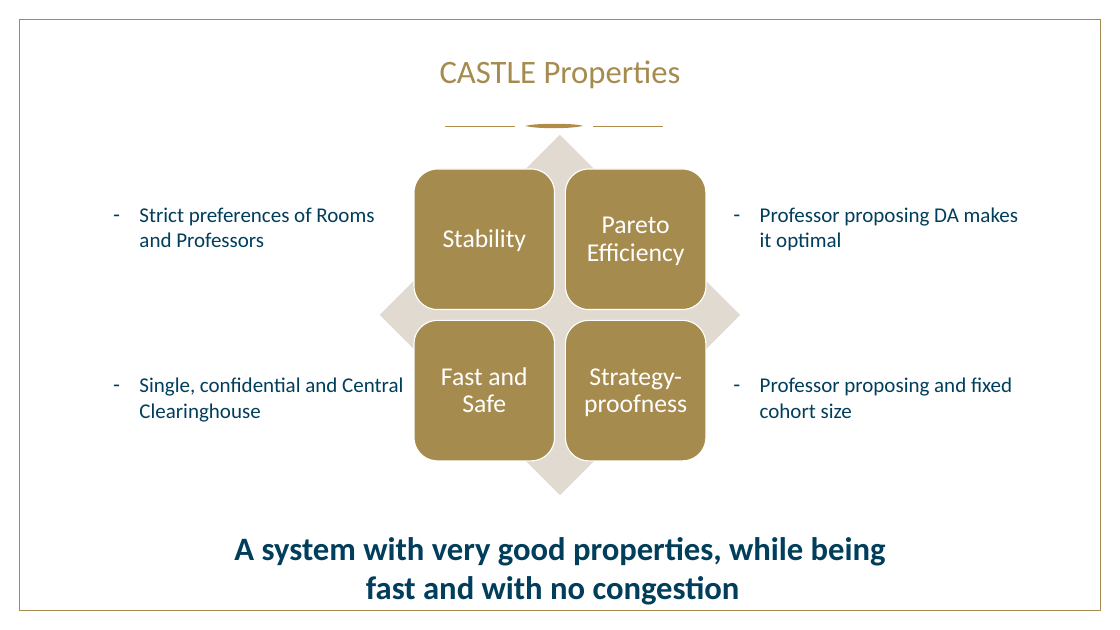
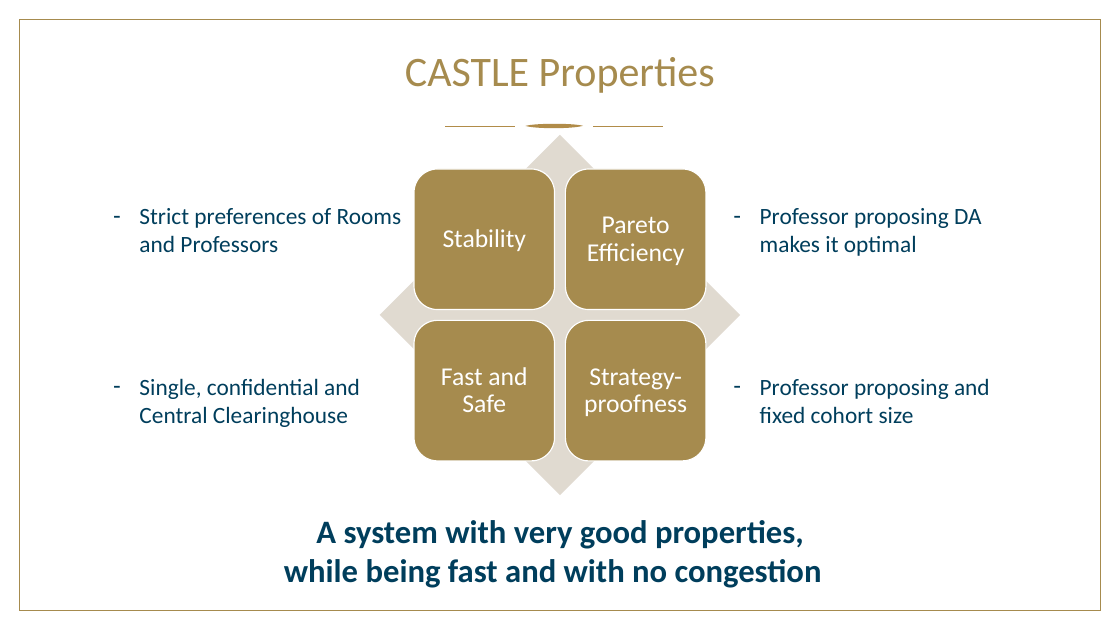
Before and after one commit to Mttmin/classroom_allocation, a slide deck: slide 6 of Pitch Minguet.pptx (slide 5 before the commit). Drawn at 1120x630 pixels with LibreOffice and Linux fonts; fonts in the diff are those of the drawing; background and template pictures are left out. Boxes give left, top, right and bottom in pixels: in the first picture for what was removed or moved away, otherwise in the second. Text is boxed around its words. In the diff, an @@ line names an element or a change of style, - is before the commit and + after.

```diff
--- a/Pitch Minguet.pptx
+++ b/Pitch Minguet.pptx
@@ title "CASTLE Properties" at [405,57,715,93]: size 28 to 36 pt @@
@@ size 18 to 20 pt in 4 elements at [760,208,982,256], [139,208,402,252], [139,378,360,427], [760,378,990,423] @@
@@ text "A system with very good ..." rewrapped from [234,537,886,605] to [284,520,822,588] @@
```
Also in this commit, not shown: 6 other slides changed, 1 slide added, 5 other files.
